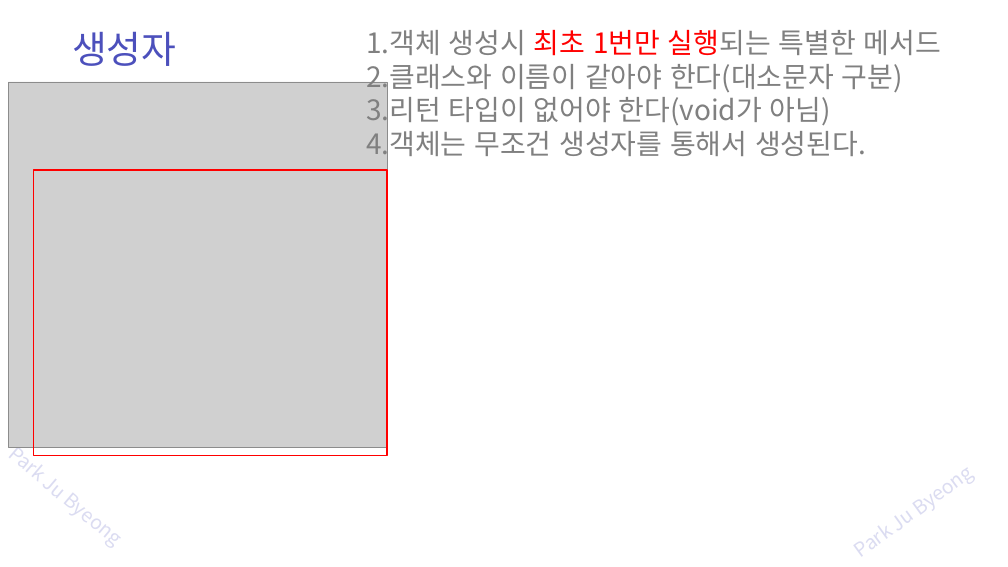
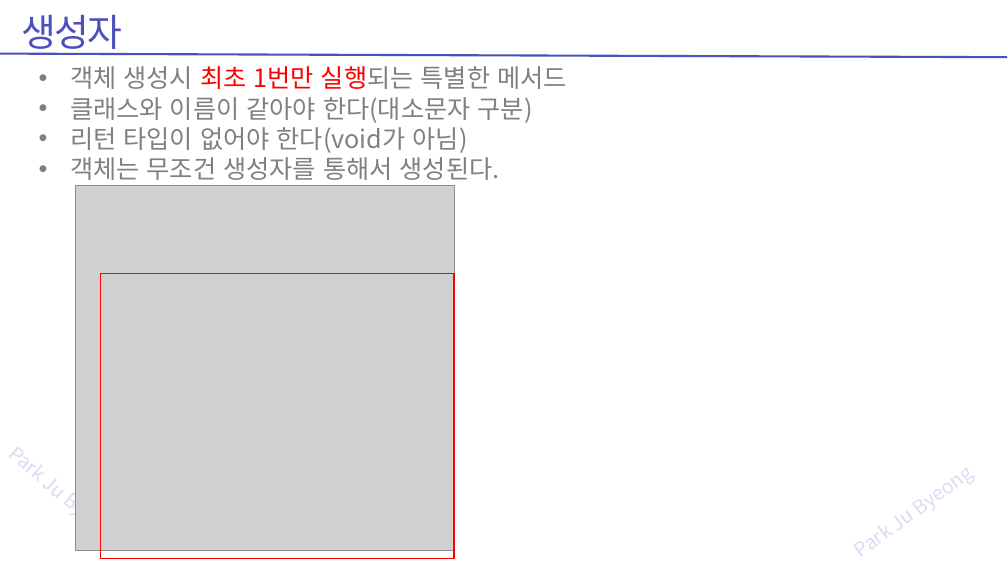
Before and after one commit to zest132/JavaLecture, a slide deck: slide 4 of JavaLecture/LectureFile/java 8강 생성자.pptx. Drawn at 1008x567 pixels with LibreOffice and Linux fonts; fonts in the diff are those of the drawing; grey boxes stand for pictures. Boxes give left, top, right and bottom in pixels: in the first picture for what was removed or moved away, otherwise in the second. Text is boxed around its words. In the diff, an @@ line names an element or a change of style, - is before the commit and + after.

```diff
--- a/JavaLecture/LectureFile/java 8강 생성자.pptx
+++ b/JavaLecture/LectureFile/java 8강 생성자.pptx
@@ text "생성자": place and size @@
-text "생성자" at <box>72,31,176,66</box>
+text "생성자" at <box>22,14,122,55</box>
@@ text "생성자" at <box>22,14,122,55</box>: letter spacing 0 to -3 pt @@
@@ line added from (1007, 57) to (0, 53), #4C50BC 3 pt @@
@@ text at <box>70,66,567,180</box>: text changed; size 40 to 36 pt @@
-1.객체 생성시 최초 1번만 실행되는 특별한 메서드
-2.클래스와 이름이 같아야 한다(대소문자 구분)
-3.리턴 타입이 없어야 한다(void가 아님)
-4.객체는 무조건 생성자를 통해서 생성된다.
+• 객체 생성시 최초 1번만 실행되는 특별한 메서드
+• 클래스와 이름이 같아야 한다(대소문자 구분)
+• 리턴 타입이 없어야 한다(void가 아님)
+• 객체는 무조건 생성자를 통해서 생성된다.
@@ picture: place and size @@
-picture at <box>9,82,387,447</box>
+picture at <box>76,185,454,551</box>
@@ rectangle: place and size @@
-rectangle at <box>34,170,387,456</box>
+rectangle at <box>101,274,454,559</box>
```
Also in this commit, not shown: 25 other slides changed, 4 slides added, 4 slides removed, 6 other files.
